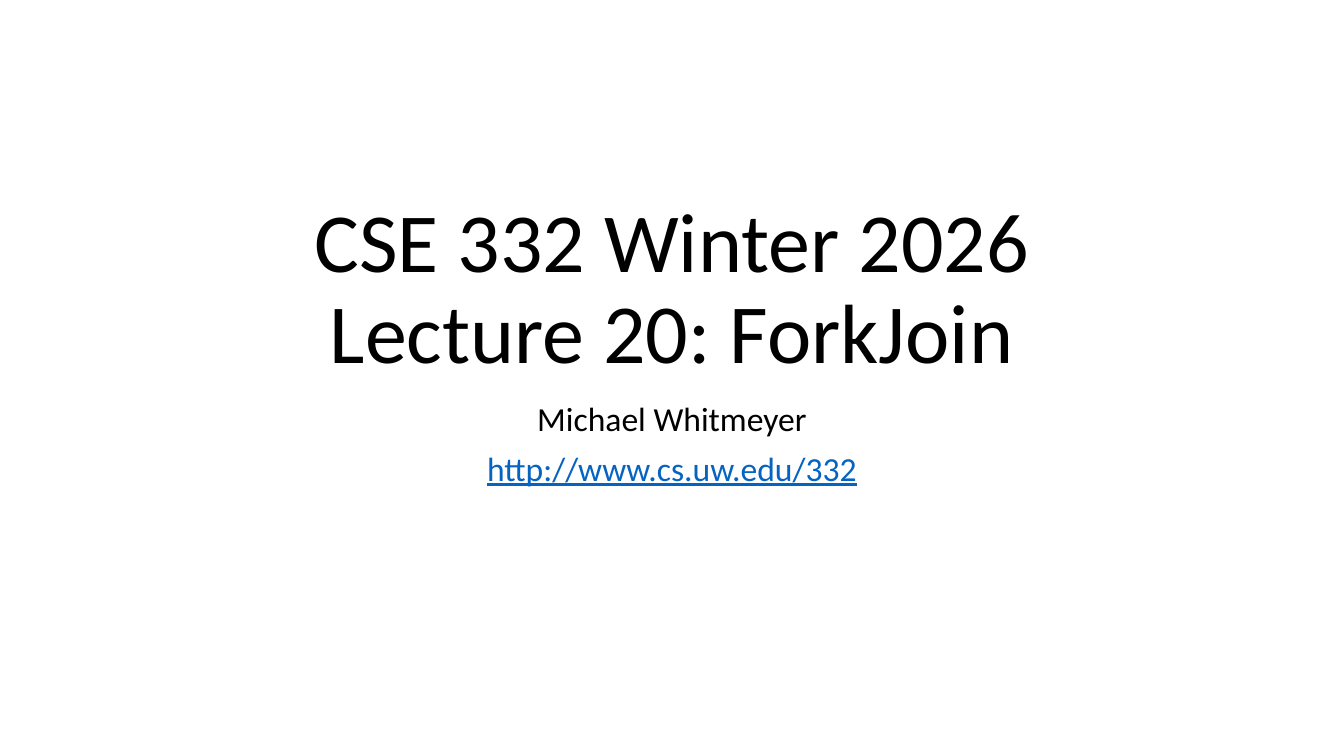
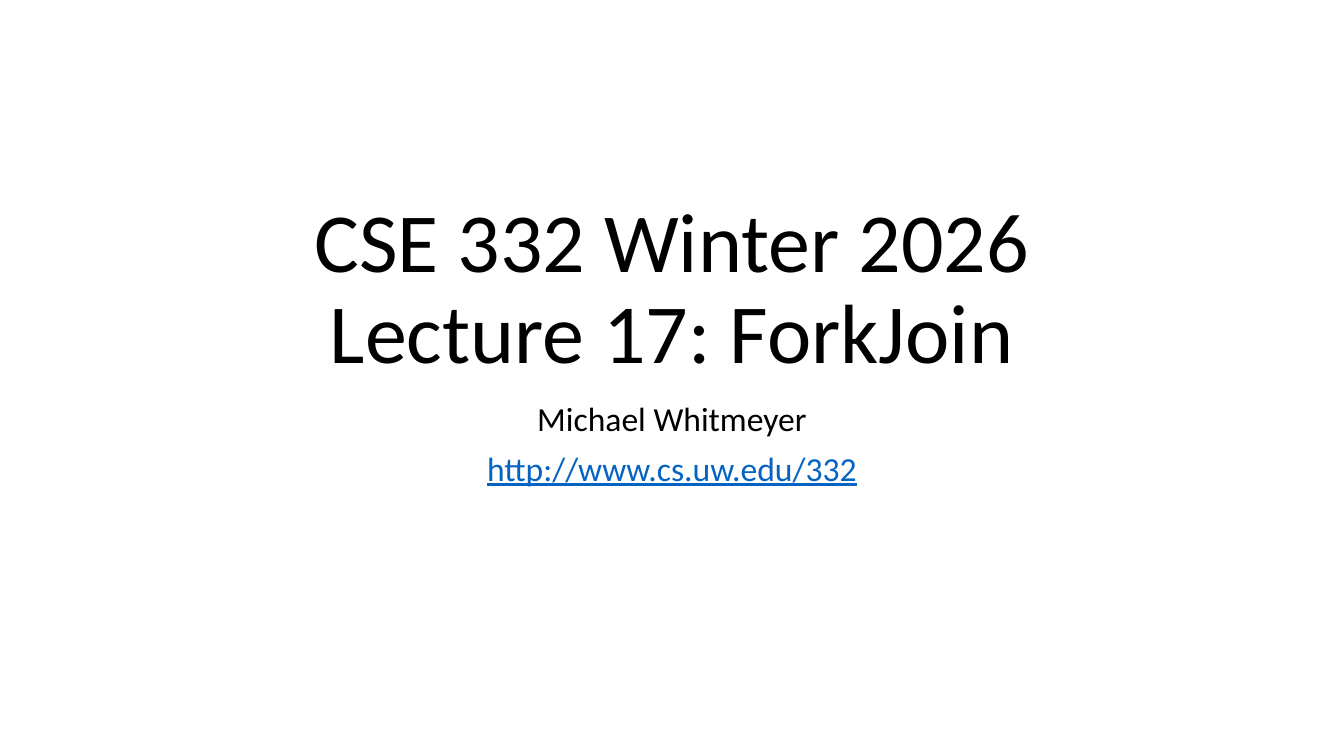
Before and after one commit to natebrunelle/cse332, a slide deck: slide 1 of markdown/files/slides/lecture17_forkjoin.pptx. Drawn at 1344x756 pixels with LibreOffice and Linux fonts; fonts in the diff are those of the drawing. Boxes give left, top, right and bottom in pixels: in the first picture for what was removed or moved away, otherwise in the second. Text is boxed around its words. In the diff, an @@ line names an element or a change of style, - is before the commit and + after.

```diff
--- a/markdown/files/slides/lecture17_forkjoin.pptx
+++ b/markdown/files/slides/lecture17_forkjoin.pptx
@@ title at [314,214,1029,364]: text changed @@
-CSE 332 Winter 2026
-Lecture 20: ForkJoin
+CSE 332 Winter 2026
+Lecture 17: ForkJoin
```
Also in this commit, not shown: 3 other slides changed, 8 other files.
